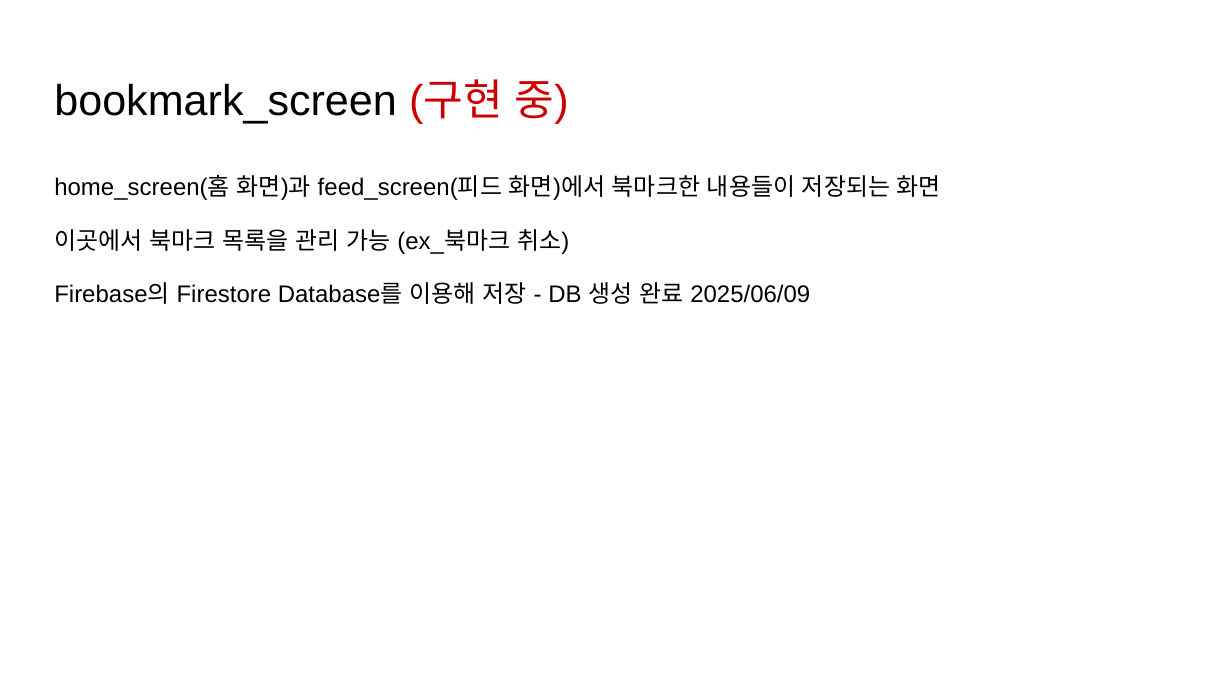
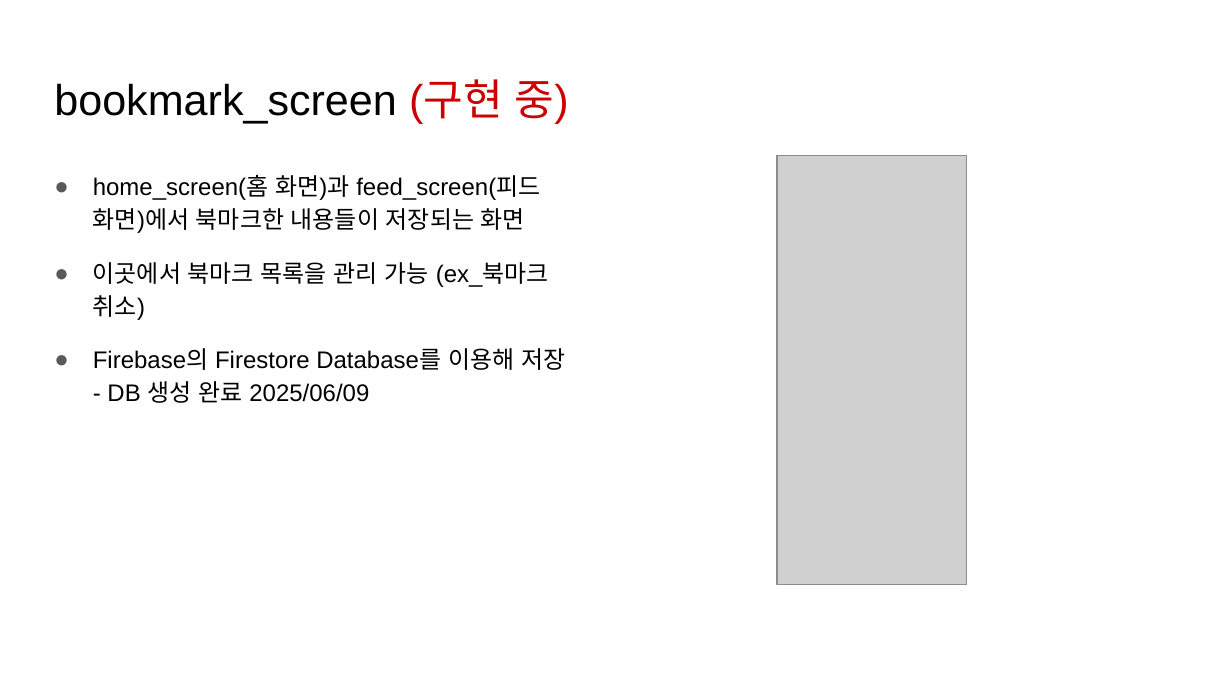
Before and after one commit to yurei55/TIL, a slide deck: slide 15 of K-TASTE/K-Taste.pptx (slide 13 before the commit). Drawn at 1232x693 pixels with LibreOffice and Linux fonts; fonts in the diff are those of the drawing; grey boxes stand for pictures. Boxes give left, top, right and bottom in pixels: in the first picture for what was removed or moved away, otherwise in the second. Text is boxed around its words. In the diff, an @@ line names an element or a change of style, - is before the commit and + after.

```diff
--- a/K-TASTE/K-Taste.pptx
+++ b/K-TASTE/K-Taste.pptx
@@ text "home_screen(홈 화면)과 feed_screen(피드 화면)에서 북마크한 ..." at (93,175,565,403): bullet none to ● @@
@@ picture added at (777,155,967,584) @@
```
Also in this commit, not shown: 10 other slides changed, 2 slides added.
